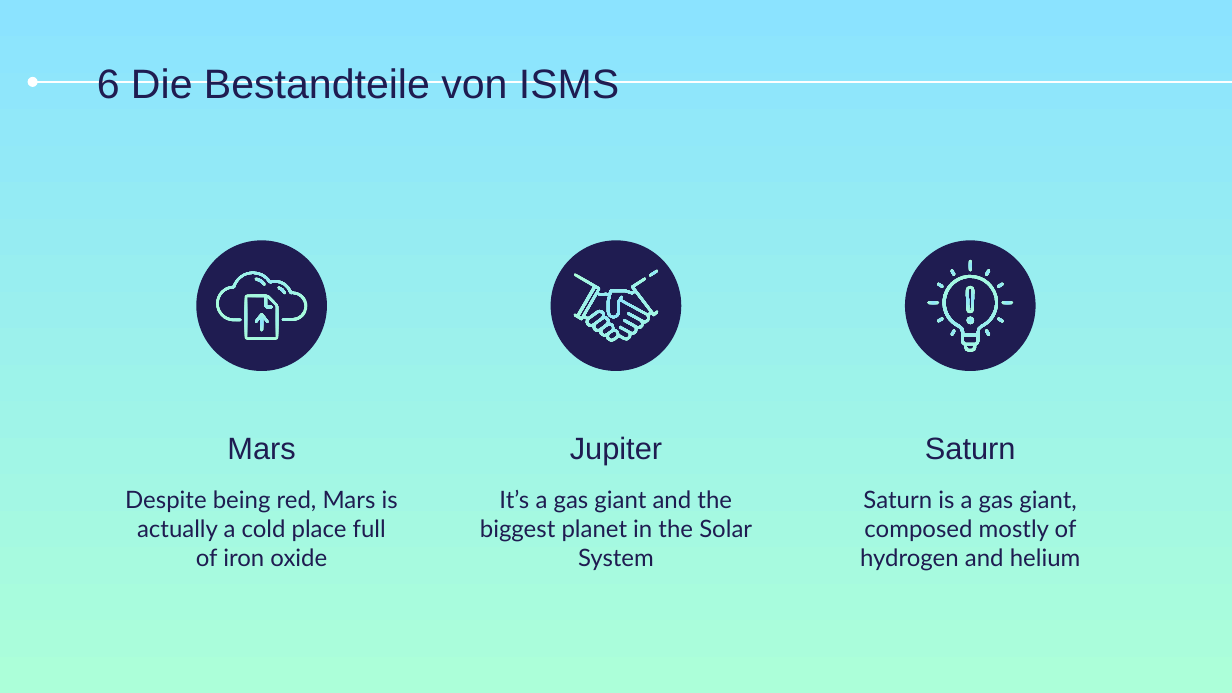
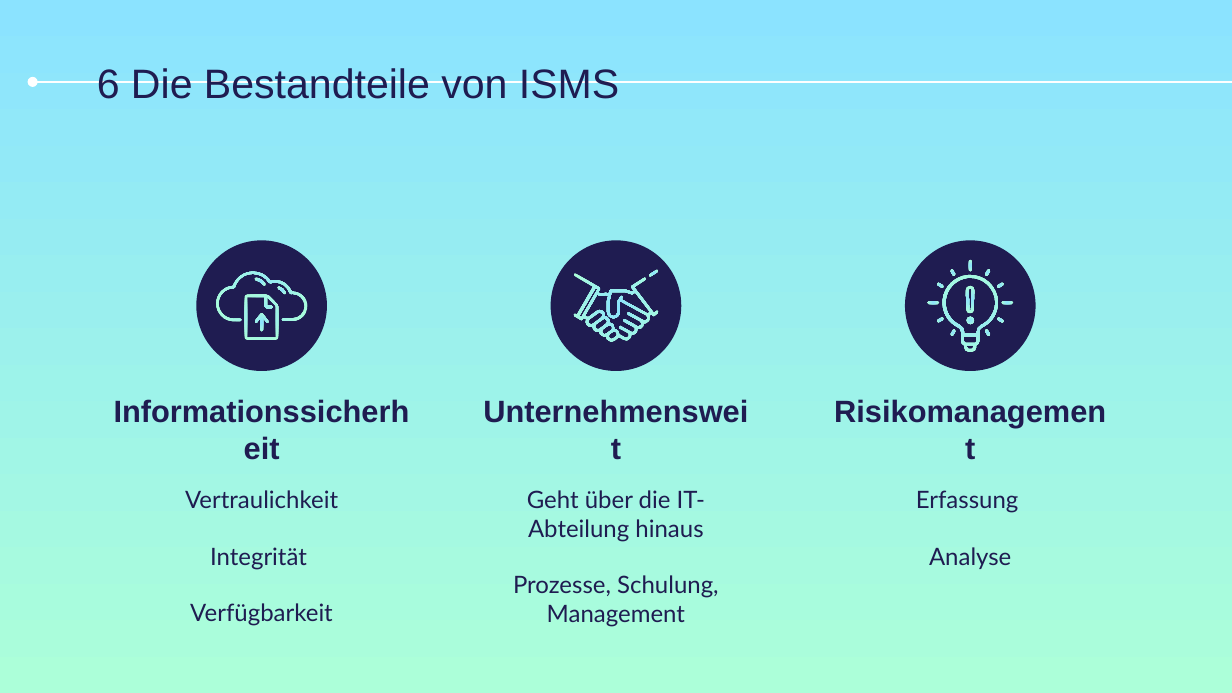
Before and after one commit to eliagarzi/m146-gruebigarzi, a slide deck: slide 8 of LB1/LB-1_Sicherheitim_WAN.pptx. Drawn at 1232x693 pixels with LibreOffice and Linux fonts; fonts in the diff are those of the drawing. Boxes give left, top, right and bottom in pixels: in the first picture for what was removed or moved away, otherwise in the second. Text is boxed around its words. In the diff, an @@ line names an element or a change of style, - is before the commit and + after.

```diff
--- a/LB1/LB-1_Sicherheitim_WAN.pptx
+++ b/LB1/LB-1_Sicherheitim_WAN.pptx
@@ title at (227, 437, 295, 460): text changed; bold on @@
-Mars
+Informationssicherheit
@@ title at (570, 436, 662, 465): text changed; bold on @@
-Jupiter
+Unternehmensweit
@@ title at (925, 437, 1016, 460): text changed; bold on @@
-Saturn
+Risikomanagement
@@ text at (185, 490, 338, 626): text changed @@
-Despite being red, Mars is actually a cold place full of iron oxide
+Vertraulichkeit
+Integrität
+Verfügbarkeit
@@ text at (513, 490, 718, 627): text changed @@
-It’s a gas giant and the biggest planet in the Solar System
+Geht über die IT-Abteilung hinaus
+Prozesse, Schulung, Management
@@ text at (916, 490, 1019, 569): text changed @@
-Saturn is a gas giant, composed mostly of hydrogen and helium
+Erfassung
+Analyse
```
Also in this commit, not shown: 2 other slides changed.
